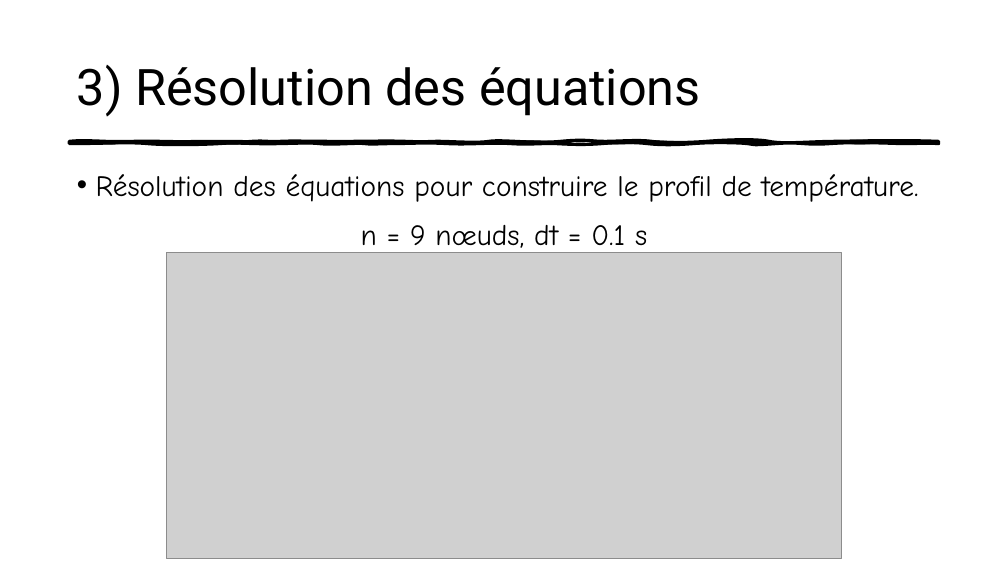
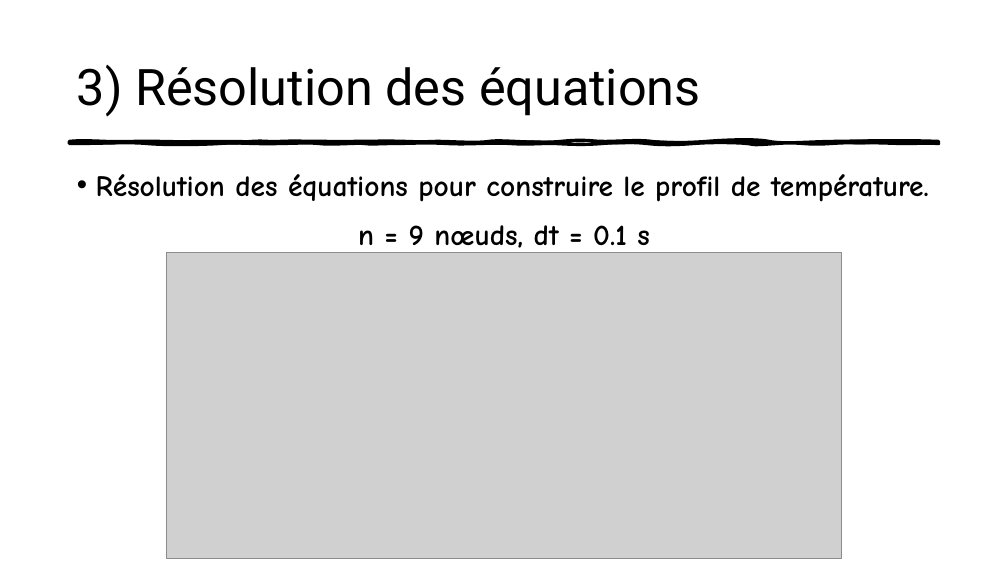
Before and after one commit to roroturgeon/GCH2545, a slide deck: slide 15 of Pâte à bagel.pptx (slide 14 before the commit). Drawn at 1008x567 pixels with LibreOffice and Linux fonts; fonts in the diff are those of the drawing; grey boxes stand for pictures. Boxes give left, top, right and bottom in pixels: in the first picture for what was removed or moved away, otherwise in the second. Text is boxed around its words. In the diff, an @@ line names an element or a change of style, - is before the commit and + after.

```diff
--- a/Pâte à bagel.pptx
+++ b/Pâte à bagel.pptx
@@ text "Résolution des équations pour construire ..." at [96,174,929,255]: bold on @@
```
Also in this commit, not shown: 8 other slides changed, 1 slide added.
